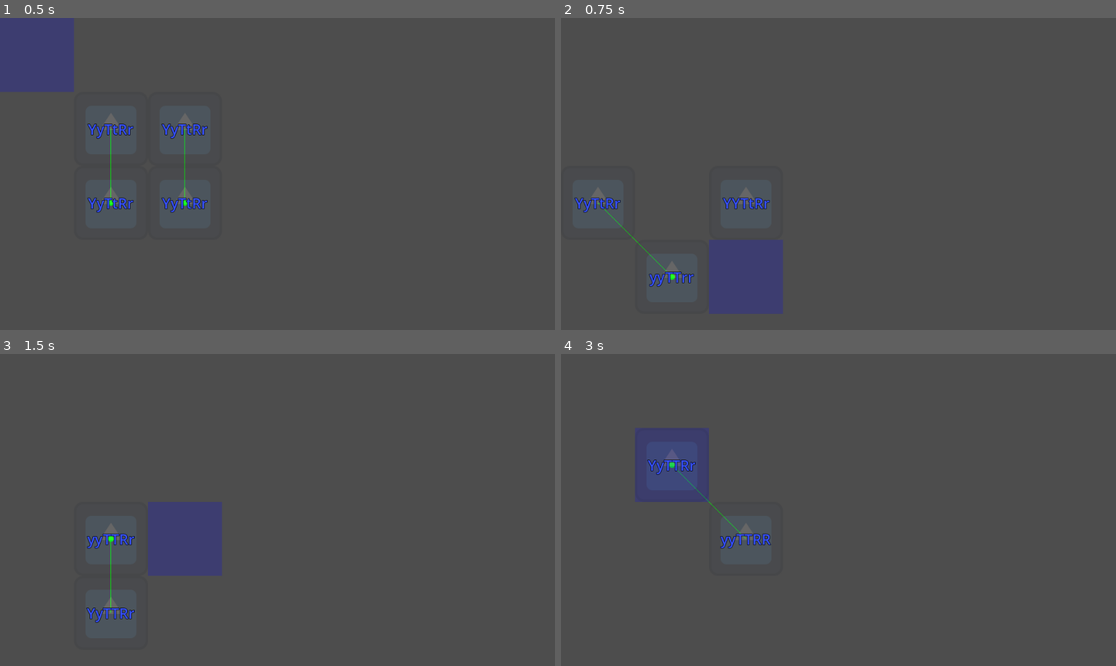
Above: before the commit, frames 1-4 (two rows, left to right).
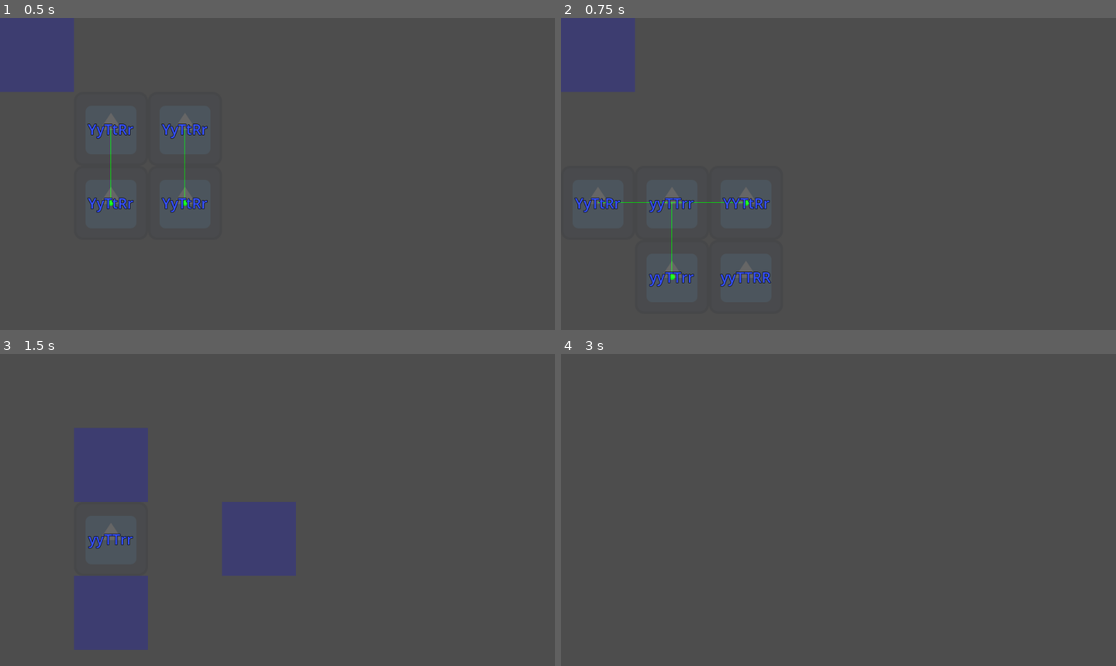
Above: after the commit, the same moments.

Repository: vincentwilliamrodriguez/Inheritopia
Game: Godot game, scene res://scenes/game.tscn
Two runs of this game, one before a commit and one after it. Both use one fixed random seed, a clock stepped at 60 frames per second and the inputs below. The engine's default icon, where the game draws it, is replaced by a stand-in: a white triangle on a blue panel in a dark square.
Inputs:
- Up to frame 1 (0.5 s): no input
- Up to frame 2 (0.75 s): tap Enter at 0.5 s; tap N (next) at 0.6 s
- Up to frame 3 (1.5 s): tap Space at 1.25 s; tap N (next) at 1.35 s
- Up to frame 4 (3 s): tap Enter at 2 s; tap N (next) at 2.1, 2.85 s; tap Space at 2.75 s

Frame 1 is identical in both runs. In frame 2, 5.5% of the frame differs, in the area x 0-40%, y 0-95%; in frame 3, 12%, in the area x 13-54%, y 23-95%; in frame 4, 3.4%.

Commit message:
Add system for adding and removing events

Diff:
--- a/scripts/Game.gd
+++ b/scripts/Game.gd
@@ -5,6 +5,7 @@
 var sunflowers: Array[Sunflower]
 var breeding_orders = []
 var preview_map = 0b01
+var generation_num = 1
 
 func _ready():
 	# Initialization
@@ -24,11 +25,10 @@
 
 func _unhandled_input(event):
 	if Input.is_action_just_released("next"):
-		next_generation()
-		apply_events()
+		transition_phase()
+		event_phase()
 
-		for i in len(sunflowers) / 2:
-			breeding_orders.append([i, i + (len(sunflowers) / 2)])
+
 
 func _draw():
 	for order in breeding_orders:
@@ -60,7 +60,7 @@
 
 	return genes_seed
 
-func next_generation():
+func transition_phase():
 	var seeds: Array[Sunflower]
 	var seed_map = 0x0
 
@@ -68,8 +68,12 @@
 		var parent_1 = sunflowers[order[0]]
 		var parent_2 = sunflowers[order[1]]
 
-		var rand_num = g.rng.randfn(1.2, 0.3) if (order[0] == order[1]) else \
-					   g.rng.randfn(2.2, 0.3)
+		var bonus = 1.0 if g.is_event_active("Fertility") else \
+					0.2 if (parent_1.genes[0] > 0) else \
+					0.0
+
+		var rand_num = g.rng.randfn(1.2 + bonus, 0.3) if (order[0] == order[1]) else \
+					   g.rng.randfn(2.2 + bonus, 0.3)
 		var num_of_seed = clampi(roundi(rand_num), 1, 3)
 
 		for n in num_of_seed:
@@ -93,7 +97,7 @@
 		add_child.call_deferred(seed)
 
 	breeding_orders.clear()
-	preview_map = seed_map
+	generation_num += 1
 
 func find_free_tile(pos, map):
 	if (map >> pos) & 1 == 0:
@@ -108,29 +112,74 @@
 
 	return find_free_tile(neighbors[0], map)
 
-func apply_events():
-	#await get_tree().create_timer(1).timeout
+func event_phase():
+	for event_name in g.events:
+		var event = g.events[event_name]
 
-	for event in g.events:
-		if not (event.name == "Storm"):
-			continue
+		if event.active_num > 0:
+			# Applying events
+			var perished_sunflowers = []
+			preview_map = 0
 
-		var perished_sunflowers = []
+			for sunflower in sunflowers:
+				var is_dominant = sunflower.genes[event.affected_trait] > 0
+				var survival_chance = event.survival_chances[int(is_dominant)]
 
-		for sunflower in sunflowers:
-			var is_dominant = sunflower.genes[event.affected_trait] > 0
-			var survival_chance = event.survival_chances[int(is_dominant)]
+				if g.rng.randf() > survival_chance:
+					perished_sunflowers.append(sunflower)
+					preview_map |= 1 << sunflower.pos
 
-			preview_map = 1 << sunflower.pos
+			#await get_tree().create_timer(0.5).timeout
 
-			if g.rng.randf() > survival_chance:
-				perished_sunflowers.append(sunflower)
+			for sunflower in perished_sunflowers:
+				sunflowers.pop_at(find_index(sunflower))
+				sunflower.queue_free()
 
-		#await get_tree().create_timer(0.1).timeout
+			# Updating existing events
+			event.active_num += 1
 
-		for sunflower in perished_sunflowers:
-			sunflowers.pop_at(find_index(sunflower))
-			sunflower.queue_free()
+			# Removing events
+			var remove_event = false
+			match event_name:
+				"Storm", "Drought":
+					remove_event = (event.active_num > 6)
+				"Fertility":
+					remove_event = (event.active_num > 1)
+				"Pest Invasion":
+					remove_event = (event.affected_map == 0)
+				"Night":
+					remove_event = (((generation_num - 1) / 5) % 2) == 0
+
+			if remove_event:
+				event.active_num = 0
+
+		# Spawning new events
+		else:
+			var add_event = false
+
+			match event_name:
+				"Waterlogging":
+					add_event = g.is_event_active("Storm")
+				"Night":
+					add_event = (((generation_num - 1) / 5) % 2) == 1
+				_:
+					var exclusive = (event_name == "Storm" and g.is_event_active("Drought")) or \
+									(event_name == "Drought" and g.is_event_active("Storm"))
+					var rand = g.rng.randf()
+					add_event = (rand < event.spawn_chance) and not exclusive
+
+			if add_event:
+				event.active_num = 1
+
+
+	for i in len(sunflowers) / 2:
+		breeding_orders.append([i, i + (len(sunflowers) / 2)])
+
+	var current_events = []
+	for event_name in g.events:
+		if g.is_event_active(event_name):
+			current_events.append(event_name)
+	print("Awaw %s %s" % [generation_num, current_events])
 
 func find_index(inp: Sunflower):
 	for i in len(sunflowers):
--- a/scripts/g.gd
+++ b/scripts/g.gd
@@ -9,26 +9,36 @@
 var neighbors_lookup = []
 
 var traits = ['y', 't', 'r']
-var events = []
 var genotypes = [["yy", "yY", "Yy", "YY"],
 				 ["tt", "tT", "Tt", "TT"],
 				 ["rr", "rR", "Rr", "RR"]]
 
 class Event:
-	var name: String
 	var affected_map: int
 	var affected_trait: int
+	var spawn_chance: float
 	var survival_chances: Array
+	var active_num: int
+	var past_affected_map: Array
 
-	func initialize(inp_name, inp_trait, inp_chances):
-		name = inp_name
+	func _init(inp_trait, inp_survival, inp_spawn):
 		affected_trait = inp_trait
-		survival_chances = inp_chances
+		survival_chances = inp_survival
+		spawn_chance = inp_spawn
 
 class Storm:
 	extends Event
 	var eye_pos: int
 	var dir: int
+
+var events = {
+	"Storm": 			Storm.new(1, [0.90, 0.70], 0.20),
+	"Waterlogging": 	Event.new(2, [0.70, 0.50], 0.00),
+	"Drought": 			Event.new(2, [0.50, 0.90], 0.25),
+	"Pest Invasion": 	Event.new(0, [0.40, 0.40], 0.15),
+	"Night": 			Event.new(1, [0.60, 0.90], 0.00),
+	"Fertility": 		Event.new(0, [1.00, 1.00], 0.05)
+}
 
 func _ready():
 	# Initialize breed_lookup
@@ -53,18 +63,6 @@
 					   (new_y >= 0 and new_y < 4):
 					neighbors_lookup[i].append(to_1d(new_x, new_y))
 
-	# Initializing events
-	events.append(Storm.new())
-
-	for i in range(1, 6):
-		events.append(Event.new())
-
-	events[0].initialize("Storm", 1, [0.9, 0.7])
-	events[1].initialize("Waterlogging", 2, [0.7, 0.5])
-	events[2].initialize("Drought", 2, [0.5, 0.9])
-	events[3].initialize("Pest Invasion", 0, [0.4, 0.4])
-	events[4].initialize("Night", 1, [0.6, 0.9])
-	events[5].initialize("Fertility", 0, [1.0, 1.0])
 
 func _process(delta):
 	pass
@@ -102,3 +100,6 @@
 
 func random_item(array: Array):
 	return array[rng.randi_range(0, len(array) - 1)]
+
+func is_event_active(event_name: String):
+	return g.events[event_name].active_num > 0
